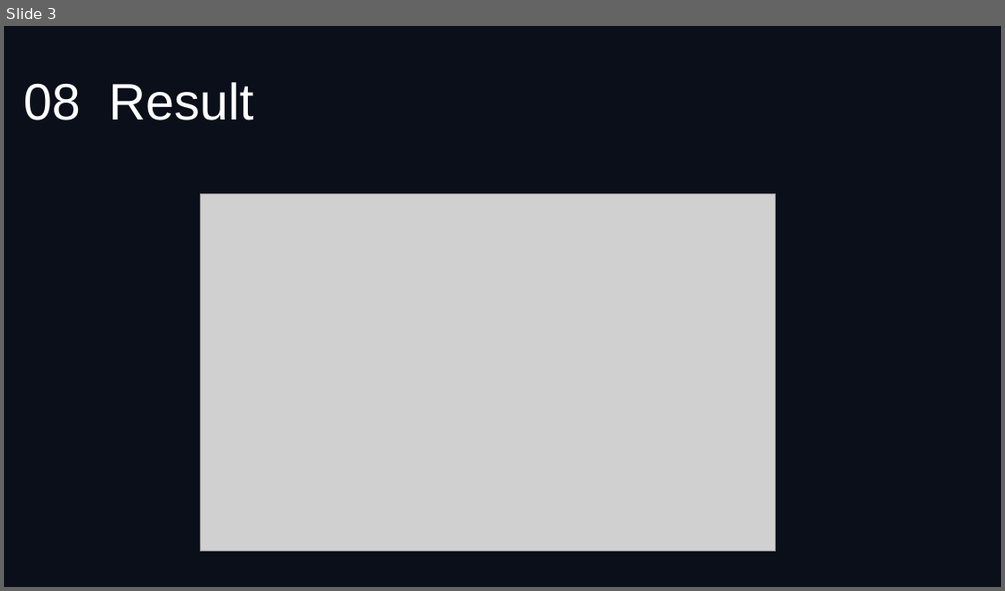
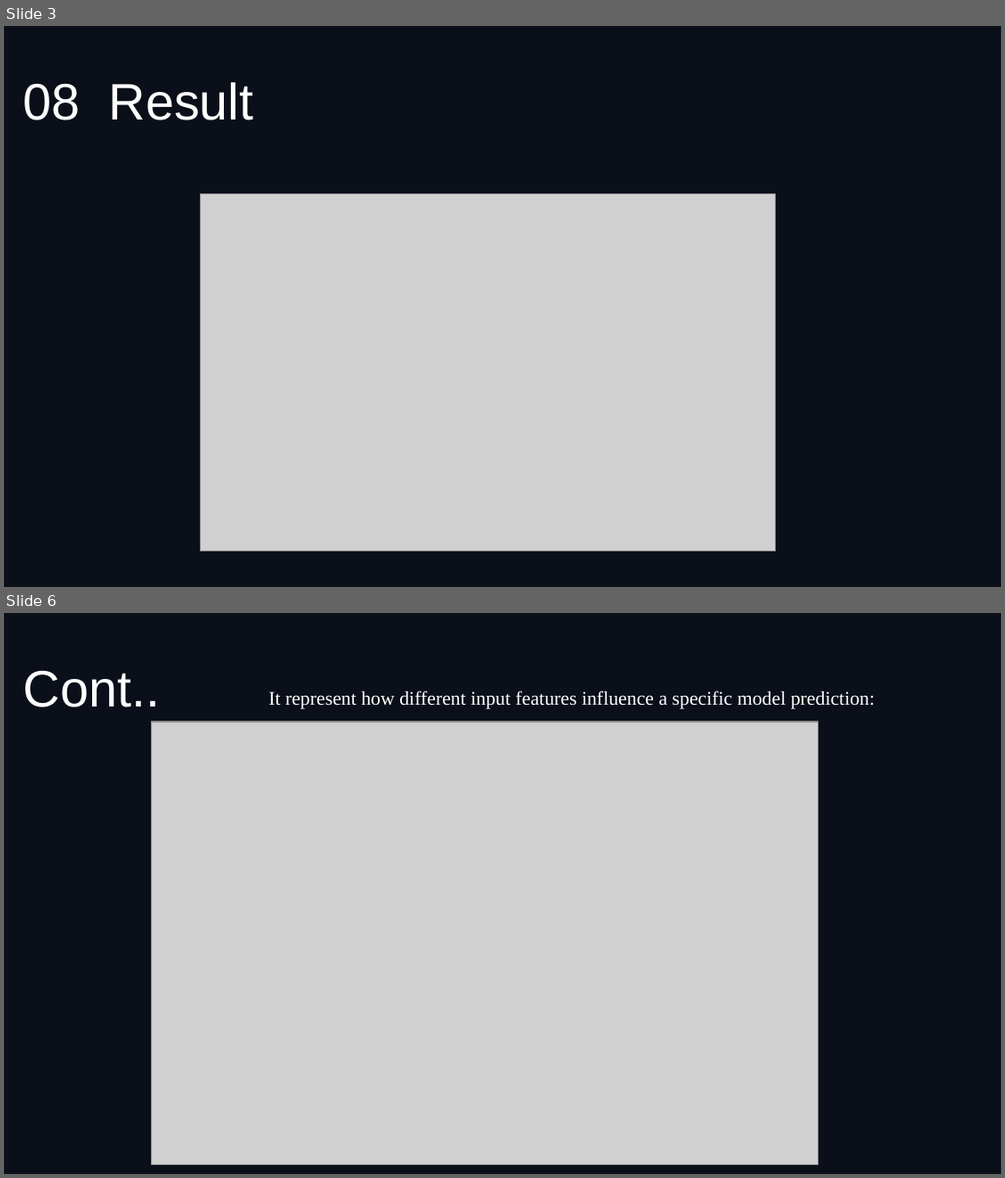
Before and after one commit to Anfal2004/XAI_M2, a slide deck: ST4CS_PPT.pptx. Shown one above the other, each under a label of ours: slide 3 before the commit, slides 3 and 6 after it; the slides between them are not shown. The pictures are 1005x591 and 1005x1178 pixels, drawn with LibreOffice and Linux fonts; fonts in the diff are those of the drawing; grey boxes stand for pictures; background and template pictures are left out. Boxes give left, top, right and bottom in pixels: in the first picture for what was removed or moved away, otherwise in the second. Text is boxed around its words. In the diff, an @@ line names an element or a change of style, - is before the commit and + after.

```diff
--- a/ST4CS_PPT.pptx
+++ b/ST4CS_PPT.pptx
@@ slide 6 added at <box>4,613,1001,1174</box>, background picture (left out) @@
@@ title added at <box>24,671,160,707</box>, 37 pt, text #FFFFFF @@
+Cont..
@@ text added at <box>268,690,874,709</box>, 14 pt, text #FFFFFF @@
+It represent how different input features influence a specific model prediction:
@@ picture added at <box>152,722,818,1164</box> @@
```
Also in this commit, not shown: 4 other slides added.
